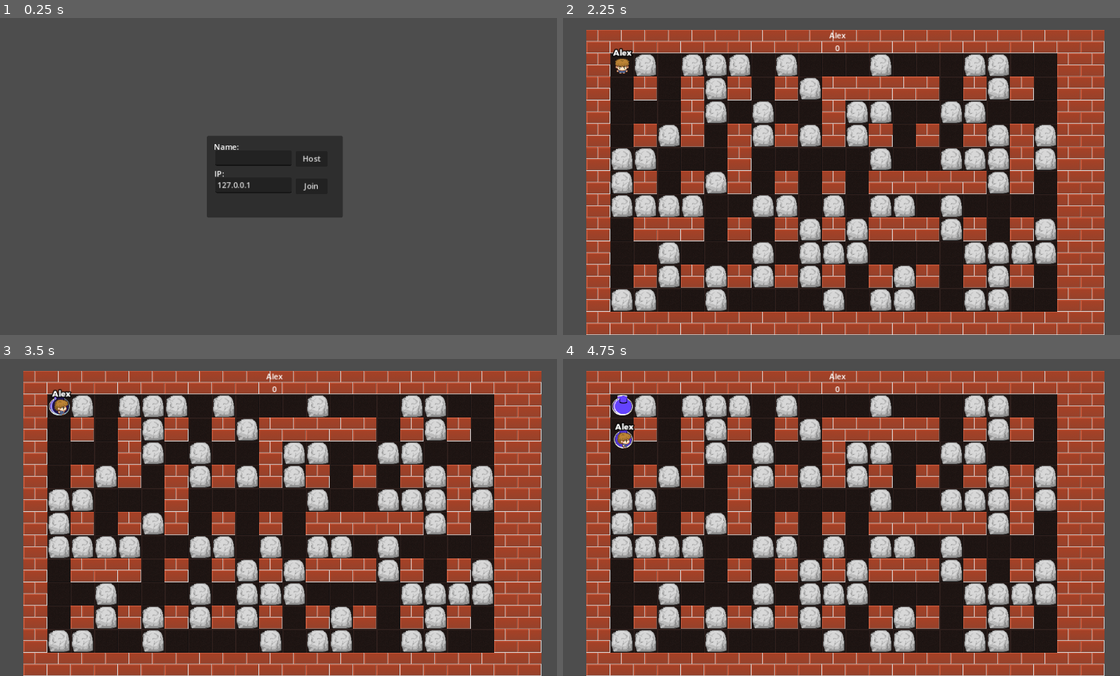
Above: before the commit, frames 1-4 (two rows, left to right).
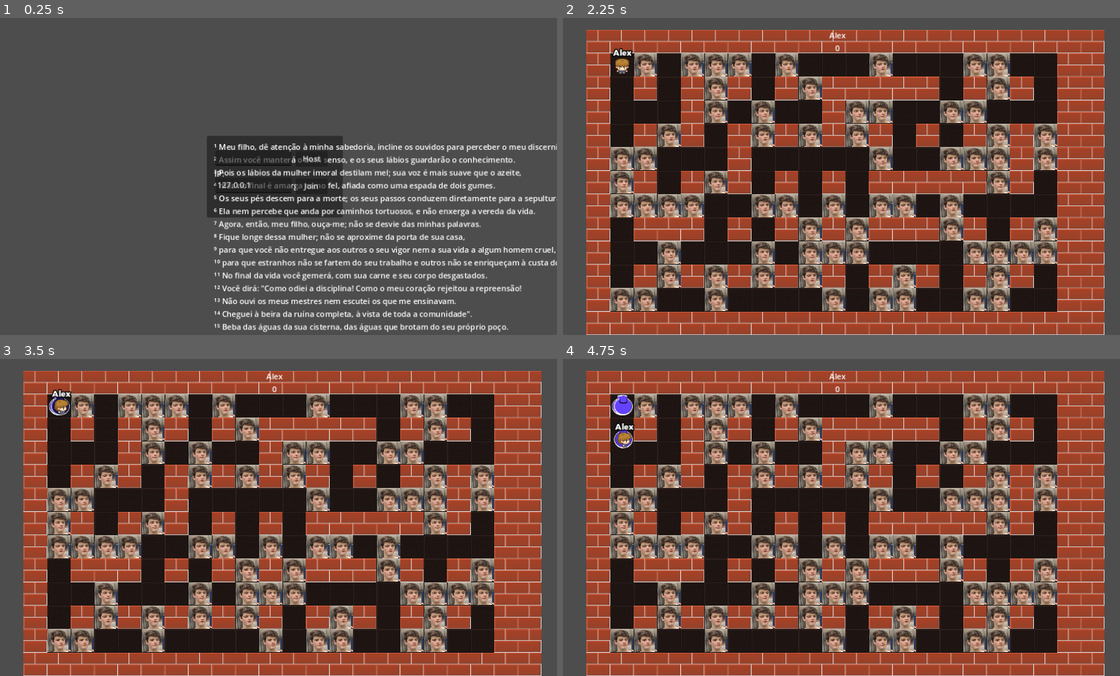
Above: after the commit, the same moments.

Repository: jubarex/jogo-godot-vitor-juba
Game: Godot game, scene res://lobby.tscn
Same seed, same stepped clock (60 frames per second), same inputs: the game is played once before the commit and once after it.
Inputs (mouse positions are in pixels of both pictures, inside the frame that each line leads up to):
- Up to frame 1 (0.25 s): no input
- Up to frame 2 (2.25 s): click (813, 157) at 0.52 s; type "Alex" at 0.6 s; click "Host" at 1.25 s; click "START!" at 2 s
- Up to frame 3 (3.5 s): tap Enter at 2.75 s; hold D (move_right) from 2.78 s (still down); hold Space (set_bomb) from 2.78 s (still down)
- Up to frame 4 (4.75 s): release D (move_right) at 3.53 s; release Space (set_bomb) at 3.53 s; hold S (move_down) 3.53-4.28 s; tap Space (set_bomb) at 3.6 s; hold D (move_right) from 4.28 s (still down); hold Space (set_bomb) from 4.28 s (still down)

The runs differ from the first frame. In frame 1, 8.4% of the frame differs, in the area x 38-100%, y 39-100%; in frame 2, 20%, in the area x 8-89%, y 11-93%; in frame 3, 20%; in frame 4, 20%.

Commit message:
henriquem

Diff:
--- a/networking/multiplayer_bomber/gamestate.gd
+++ b/networking/multiplayer_bomber/gamestate.gd
@@ -11,7 +11,7 @@
 var peer = null
 
 # Name for my player.
-var player_name = "The Warrior"
+var player_name = "jubarex"
 
 # Names for remote players in id:name format.
 var players = {}
@@ -115,13 +115,15 @@
 	var world = get_tree().get_root().get_node("World")
 	var player_scene = load("res://player.tscn")
 
+#ver chat gpt
 	# Create a dictionary with peer id and respective spawn points, could be improved by randomizing.
 	var spawn_points = {}
 	spawn_points[1] = 0 # Server in spawn point 0.
 	var spawn_point_idx = 1
+
 	for p in players:
 		spawn_points[p] = spawn_point_idx
-		spawn_point_idx += 1
+		spawn_point_idx = spawn_point_idx + 1
 
 	for p_id in spawn_points:
 		var spawn_pos = world.get_node("SpawnPoints/" + str(spawn_points[p_id])).position
@@ -137,6 +139,11 @@
 		# End it
 		get_node("/root/World").queue_free()
 
+	#if (has_node == true){
+		#codigo
+	#}
+
+
 	game_ended.emit()
 	players.clear()
 
--- a/networking/multiplayer_bomber/lobby.tscn
+++ b/networking/multiplayer_bomber/lobby.tscn
@@ -102,7 +102,31 @@
 offset_bottom = 25.0
 size_flags_horizontal = 2
 size_flags_vertical = 0
-text = "Name:"
+text = "¹ Meu filho, dê atenção à minha sabedoria, incline os ouvidos para perceber o meu discernimento.
+² Assim você manterá o bom senso, e os seus lábios guardarão o conhecimento.
+³ Pois os lábios da mulher imoral destilam mel; sua voz é mais suave que o azeite,
+⁴ mas no final é amarga como fel, afiada como uma espada de dois gumes.
+⁵ Os seus pés descem para a morte; os seus passos conduzem diretamente para a sepultura.
+⁶ Ela nem percebe que anda por caminhos tortuosos, e não enxerga a vereda da vida.
+⁷ Agora, então, meu filho, ouça-me; não se desvie das minhas palavras.
+⁸ Fique longe dessa mulher; não se aproxime da porta de sua casa,
+⁹ para que você não entregue aos outros o seu vigor nem a sua vida a algum homem cruel,
+¹⁰ para que estranhos não se fartem do seu trabalho e outros não se enriqueçam à custa do seu esforço.
+¹¹ No final da vida você gemerá, com sua carne e seu corpo desgastados.
+¹² Você dirá: \"Como odiei a disciplina! Como o meu coração rejeitou a repreensão!
+¹³ Não ouvi os meus mestres nem escutei os que me ensinavam.
+¹⁴ Cheguei à beira da ruína completa, à vista de toda a comunidade\".
+¹⁵ Beba das águas da sua cisterna, das águas que brotam do seu próprio poço.
+¹⁶ Por que deixar que as suas fontes transbordem pelas ruas, e os teus ribeiros pelas praças?
+¹⁷ Que elas sejam exclusivamente suas, nunca repartidas com estranhos.
+¹⁸ Seja bendita a sua fonte! Alegre-se com a esposa da sua juventude.
+¹⁹ Gazela amorosa, corça graciosa; que os seios de sua esposa sempre o fartem de prazer, e sempre o embriaguem os carinhos dela.
+²⁰ Por que, meu filho, ser desencaminhado pela mulher imoral? Por que abraçar o seio de uma leviana?
+²¹ O Senhor vê os caminhos do homem e examina todos os seus passos.
+²² As maldades do ímpio o prendem; ele se torna prisioneiro das cordas do seu pecado.
+²³ Certamente morrerá por falta de disciplina; andará cambaleando por causa da sua insensatez.
+
+Provérbios 5:1-23"
 
 [node name="Name" type="LineEdit" parent="Connect"]
 layout_mode = 0
--- a/networking/multiplayer_bomber/rock.tscn
+++ b/networking/multiplayer_bomber/rock.tscn
@@ -1,7 +1,8 @@
-[gd_scene load_steps=6 format=3 uid="uid://bao3yernlglws"]
+[gd_scene load_steps=7 format=3 uid="uid://bao3yernlglws"]
 
 [ext_resource type="Script" path="res://rock.gd" id="1"]
 [ext_resource type="Texture2D" uid="uid://bdomqql6y50po" path="res://brickfloor.png" id="2"]
+[ext_resource type="Texture2D" uid="uid://c70ont827xmr3" path="res://Screenshot_15.jpg" id="3_i28iv"]
 
 [sub_resource type="RectangleShape2D" id="1"]
 size = Vector2(48, 48)
@@ -49,6 +50,11 @@
 region_enabled = true
 region_rect = Rect2(96, 0, 48, 48)
 
+[node name="Screenshot15" type="Sprite2D" parent="Sprite"]
+position = Vector2(0.374999, -0.500001)
+scale = Vector2(0.325862, 0.313333)
+texture = ExtResource("3_i28iv")
+
 [node name="Shape" type="CollisionShape2D" parent="."]
 shape = SubResource("1")
 
--- a/networking/multiplayer_bomber/world.tscn
+++ b/networking/multiplayer_bomber/world.tscn
@@ -10,7 +10,7 @@
 
 [node name="TileMap" type="TileMap" parent="."]
 tile_set = ExtResource("1")
-cell_quadrant_size = 48
+rendering_quadrant_size = 48
 format = 2
 layer_0/tile_data = PackedInt32Array(0, 0, 0, 65536, 0, 0, 131072, 0, 0, 196608, 0, 0, 262144, 0, 0, 327680, 0, 0, 3932 …(4417 unchanged characters)…
 
@@ -298,7 +298,6 @@
 
 [node name="Camera2D" type="Camera2D" parent="."]
 offset = Vector2(512, 300)
-current = true
 
 [node name="PlayerSpawner" type="MultiplayerSpawner" parent="."]
 _spawnable_scenes = PackedStringArray("res://player.tscn")
Binary file added: networking/multiplayer_bomber/Screenshot_15.jpg
Not shown, added: networking/multiplayer_bomber/Screenshot_15.jpg.import
Not shown: 1 places in networking/multiplayer_bomber/bomb.tscn that only renumber resources
